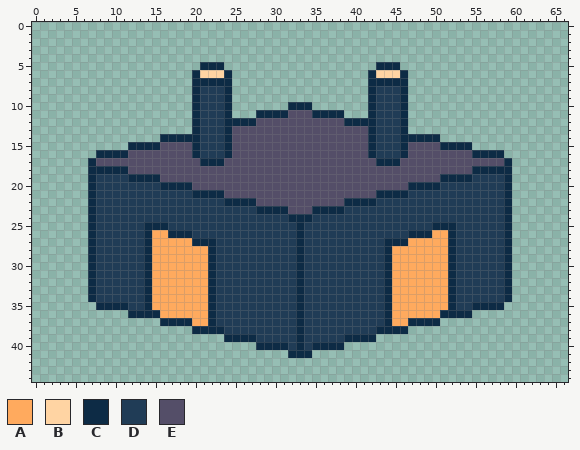
Pixel-art file -- Assets/Sprites/base.aseprite. The picture above is the old version.
67x45 pixels, 1 frame.
Palette (. is transparent): A #ffaa5e  B #ffd4a3  C #0d2b45  D #203c56  E #544e68
The result:
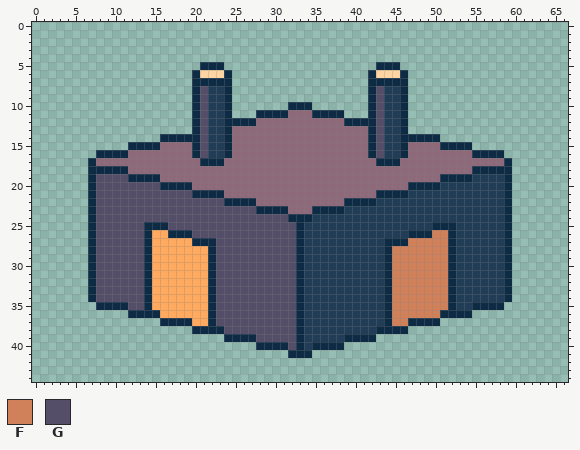
Colours new in this view: F #d08159  G #544e68
What changed:
colour E: #544e68 -> #8d697a
y 8..16: x 21 D -> G; x 43 D -> G
y 19: x 8..11 DDDD -> GGGG
y 20: x 8..15 DDDDDDDD -> GGGGGGGG
y 21: x 8..19 DDDDDDDDDDDD -> GGGGGGGGGGGG
y 22: x 8..23 DDDDDDDDDDDDDDDD -> GGGGGGGGGGGGGGGG
y 23: x 8..27 DDDDDDDDDDDDDDDDDDDD -> GGGGGGGGGGGGGGGGGGGG
y 24: x 8..31 DDDDDDDDDDDDDDDDDDDDDDDD -> GGGGGGGGGGGGGGGGGGGGGGGG
y 25: x 8..13 DDDDDD -> GGGGGG; x 17..32 DDDDDDDDDDDDDDDD -> GGGGGGGGGGGGGGGG
y 26: x 8..13 DDDDDD -> GGGGGG; x 20..32 DDDDDDDDDDDDD -> GGGGGGGGGGGGG; x 50..51 AA -> FF
y 27: x 8..13 DDDDDD -> GGGGGG; x 23..32 DDDDDDDDDD -> GGGGGGGGGG; x 47..51 AAAAA -> FFFFF
y 28..34: x 8..13 DDDDDD -> GGGGGG; x 23..32 DDDDDDDDDD -> GGGGGGGGGG; x 45..51 AAAAAAA -> FFFFFFF
y 35: x 12..13 DD -> GG; x 23..32 DDDDDDDDDD -> GGGGGGGGGG; x 45..51 AAAAAAA -> FFFFFFF
y 36: x 23..32 DDDDDDDDDD -> GGGGGGGGGG; x 45..50 AAAAAA -> FFFFFF
y 37: x 23..32 DDDDDDDDDD -> GGGGGGGGGG; x 45..46 AA -> FF
y 38: x 24..32 DDDDDDDDD -> GGGGGGGGG
y 39: x 28..32 DDDDD -> GGGGG
y 40: x 32 D -> G
